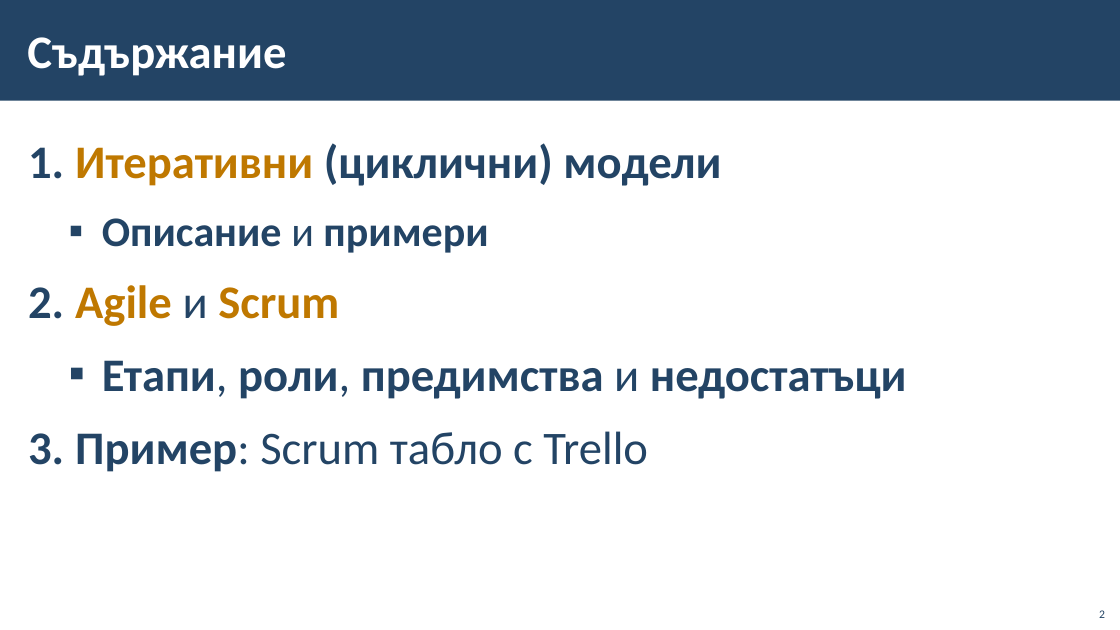
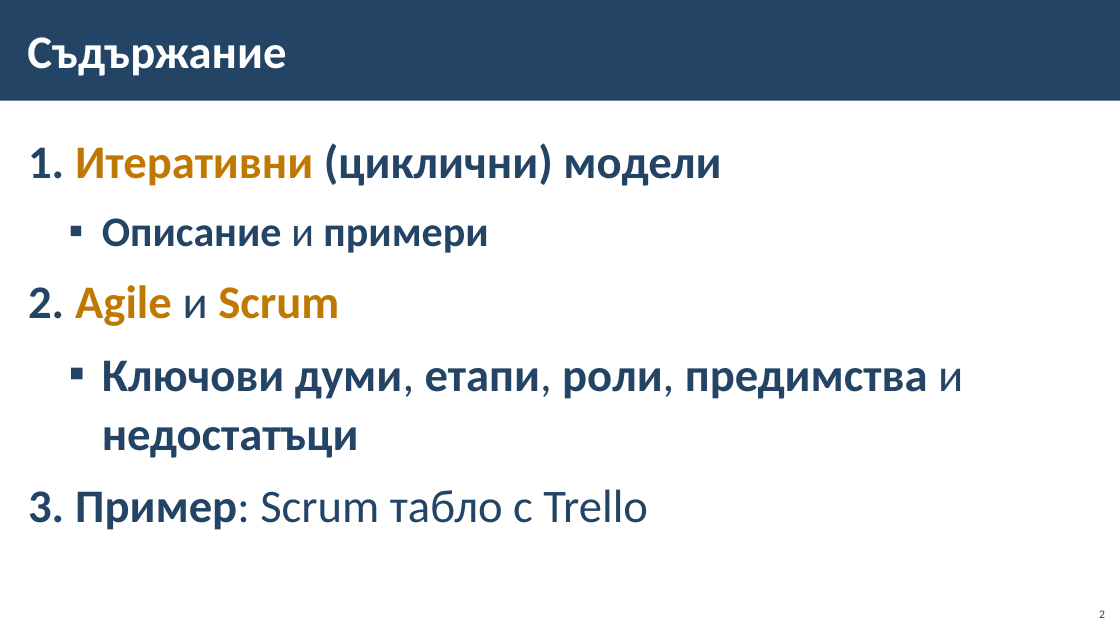
Before and after one commit to BG-IT-Edu/School-Programming, a slide deck: slide 2 of Courses/Software-Sciences/IT-Module-4-Problem-Solving-with-ICT/03-Iterative-(Cyclical)-Models/03-Iterative-(Cyclical)-Models.pptx. Drawn at 1120x630 pixels with LibreOffice and Linux fonts; fonts in the diff are those of the drawing; background and template pictures are left out. Boxes give left, top, right and bottom in pixels: in the first picture for what was removed or moved away, otherwise in the second. Text is boxed around its words. In the diff, an @@ line names an element or a change of style, - is before the commit and + after.

```diff
--- a/Courses/Software-Sciences/IT-Module-4-Problem-Solving-with-ICT/03-Iterative-(Cyclical)-Models/03-Iterative-(Cyclical)-Models.pptx
+++ b/Courses/Software-Sciences/IT-Module-4-Problem-Solving-with-ICT/03-Iterative-(Cyclical)-Models/03-Iterative-(Cyclical)-Models.pptx
@@ text at [102,360,963,458]: text changed @@
-  ▪ Етапи, роли, предимства и недостатъци
+  ▪ Ключови думи, етапи, роли, предимства и недостатъци
```
Also in this commit, not shown: 2 other slides changed, 1 slide added.
